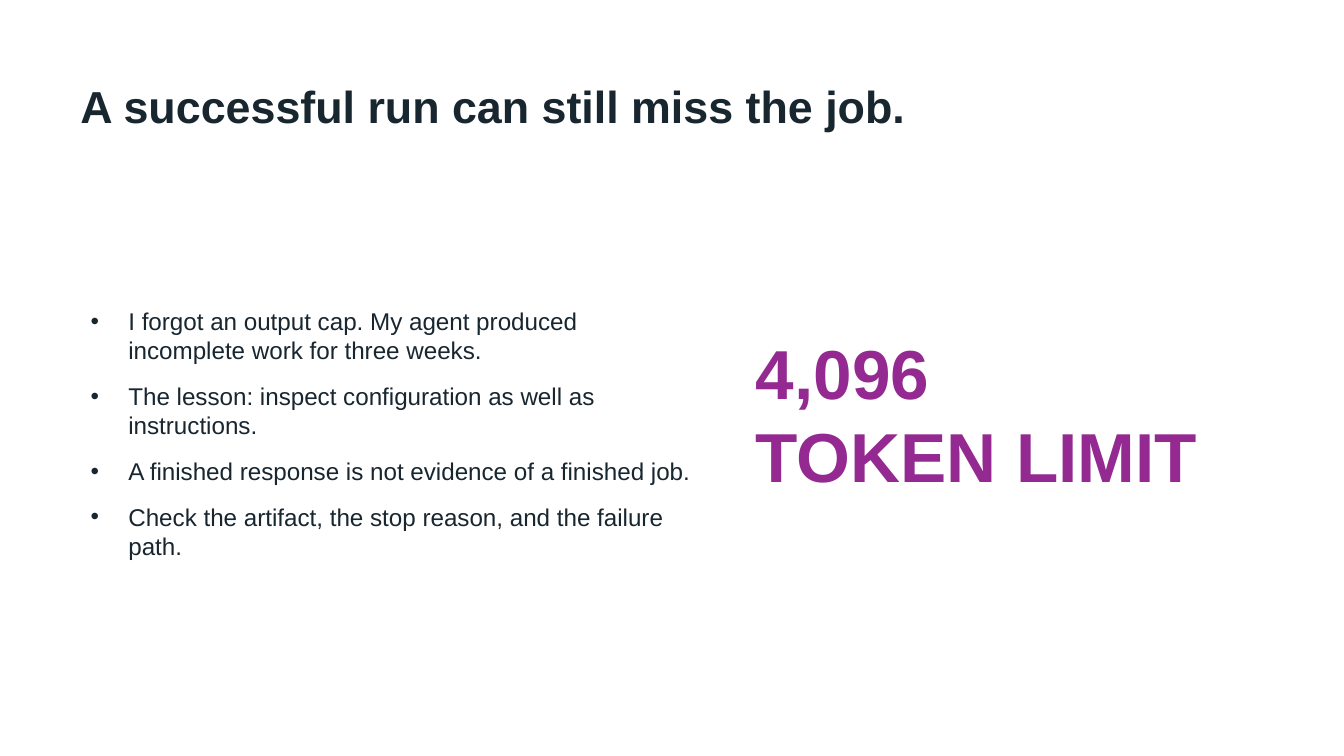
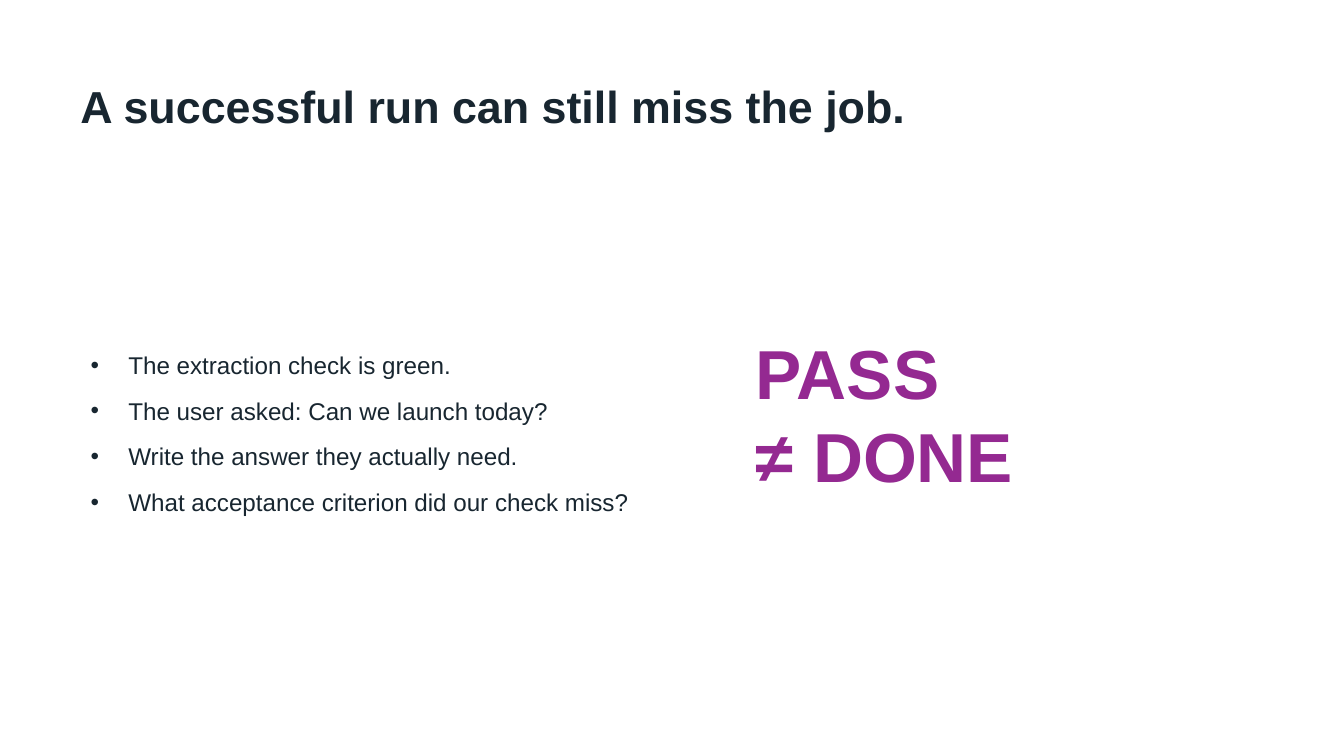
Before and after one commit to heathriel/first-agent-workshop, a slide deck: slide 10 of presentation/build-your-first-agent-workflow-deck.pptx. Drawn at 1344x756 pixels with LibreOffice and Linux fonts; fonts in the diff are those of the drawing. Boxes give left, top, right and bottom in pixels: in the first picture for what was removed or moved away, otherwise in the second. Text is boxed around its words. In the diff, an @@ line names an element or a change of style, - is before the commit and + after.

Commit message:
Teach tool decisions, checker blind spots, and transfer through adversarial exercises

```diff
--- a/presentation/build-your-first-agent-workflow-deck.pptx
+++ b/presentation/build-your-first-agent-workflow-deck.pptx
@@ text at [128,356,628,516]: text changed @@
-• I forgot an output cap. My agent produced incomplete work for three weeks.
-• The lesson: inspect configuration as well as instructions.
-• A finished response is not evidence of a finished job.
-• Check the artifact, the stop reason, and the failure path.
+• The extraction check is green.
+• The user asked: Can we launch today?
+• Write the answer they actually need.
+• What acceptance criterion did our check miss?
@@ text at [756,350,1013,483]: text changed @@
-4,096
-TOKEN LIMIT
+PASS
+≠ DONE
```
Also in this commit, not shown: 2 other slides changed, 1 slide added, 1 slide removed, 15 other files.
